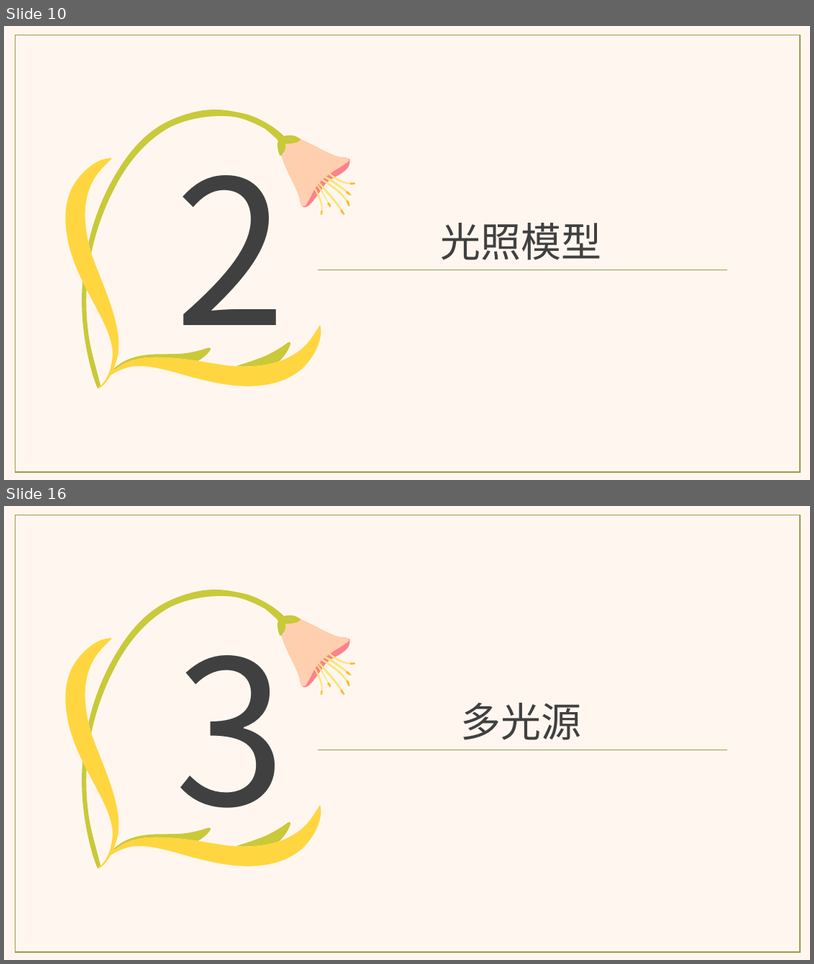
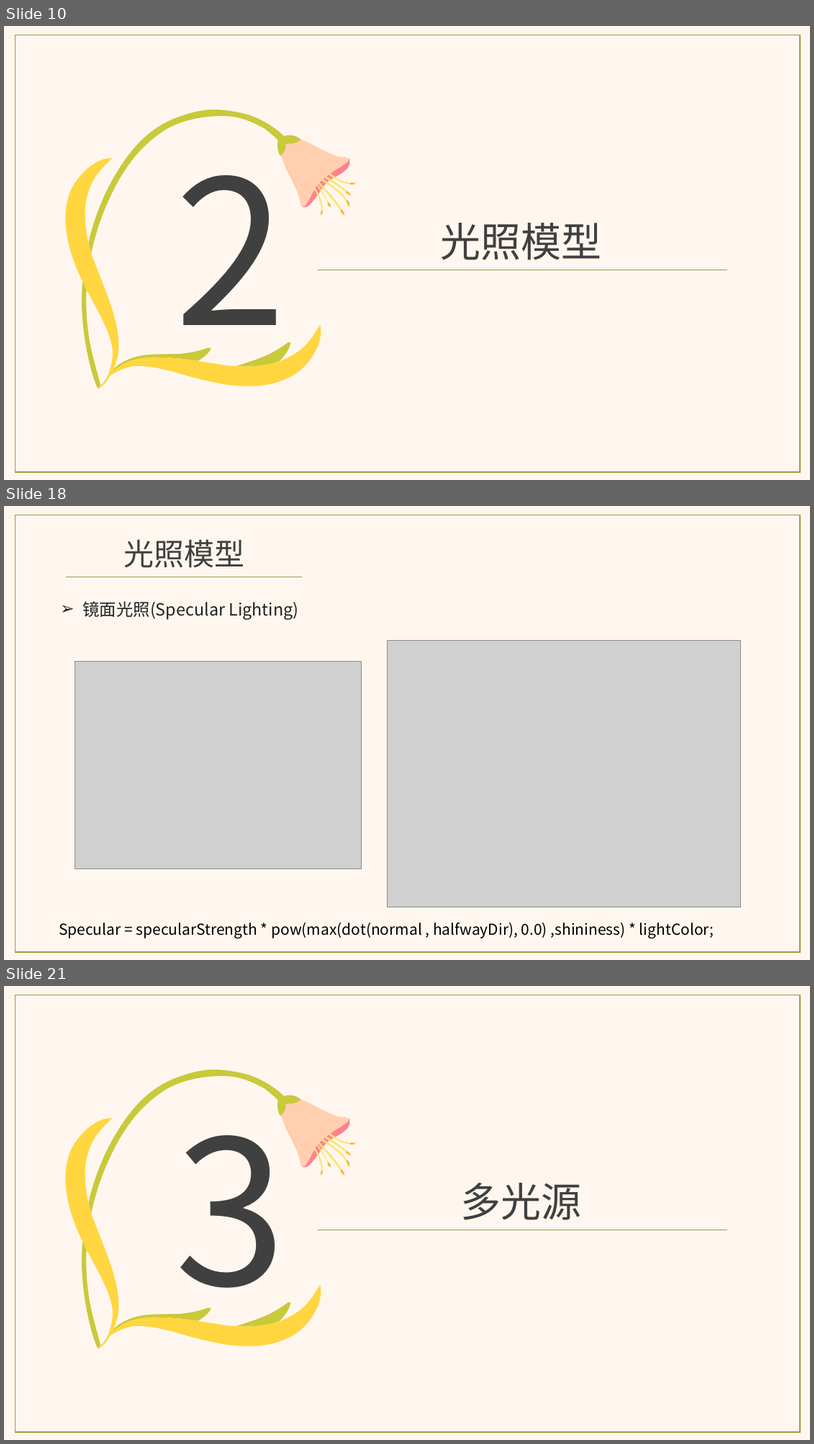
Before and after one commit to aliwanzi/Learn_OpenGL, a slide deck: resources/doc/LearnOpenGL_02.pptx. Shown one above the other, each under a label of ours: slides 10 and 16 before the commit, slides 10, 18 and 21 after it; the slides between them are not shown. The pictures are 814x964 and 814x1444 pixels, drawn with LibreOffice and Linux fonts; fonts in the diff are those of the drawing; grey boxes stand for pictures. Boxes give left, top, right and bottom in pixels: in the first picture for what was removed or moved away, otherwise in the second. Text is boxed around its words. In the diff, an @@ line names an element or a change of style, - is before the commit and + after.

```diff
--- a/resources/doc/LearnOpenGL_02.pptx
+++ b/resources/doc/LearnOpenGL_02.pptx
@@ slide 18 added at [4, 506, 810, 960], background #FFF7EF @@
@@ rectangle added at [16, 515, 801, 952], outline #A09A45 1 pt @@
@@ text added at [124, 539, 244, 568], 36 pt, text #404040 @@
+光照模型
@@ line added from (67, 577) to (302, 577), #A09A45 0.5 pt @@
@@ text added at [83, 601, 298, 620], 20 pt, text #222222 @@
+➢ 镜面光照(Specular Lighting)
@@ picture added at [387, 641, 741, 907] @@
@@ picture added at [75, 662, 362, 868] @@
@@ text added at [59, 922, 715, 938], 18 pt, text #000000 @@
+Specular = specularStrength * pow(max(dot(normal , halfwayDir), 0.0) ,shininess) * lightColor;
@@ what was slide 16 is now slide 21 @@
```
Also in this commit, not shown: 18 slides changed, 10 other slides added, 3 slides removed.
